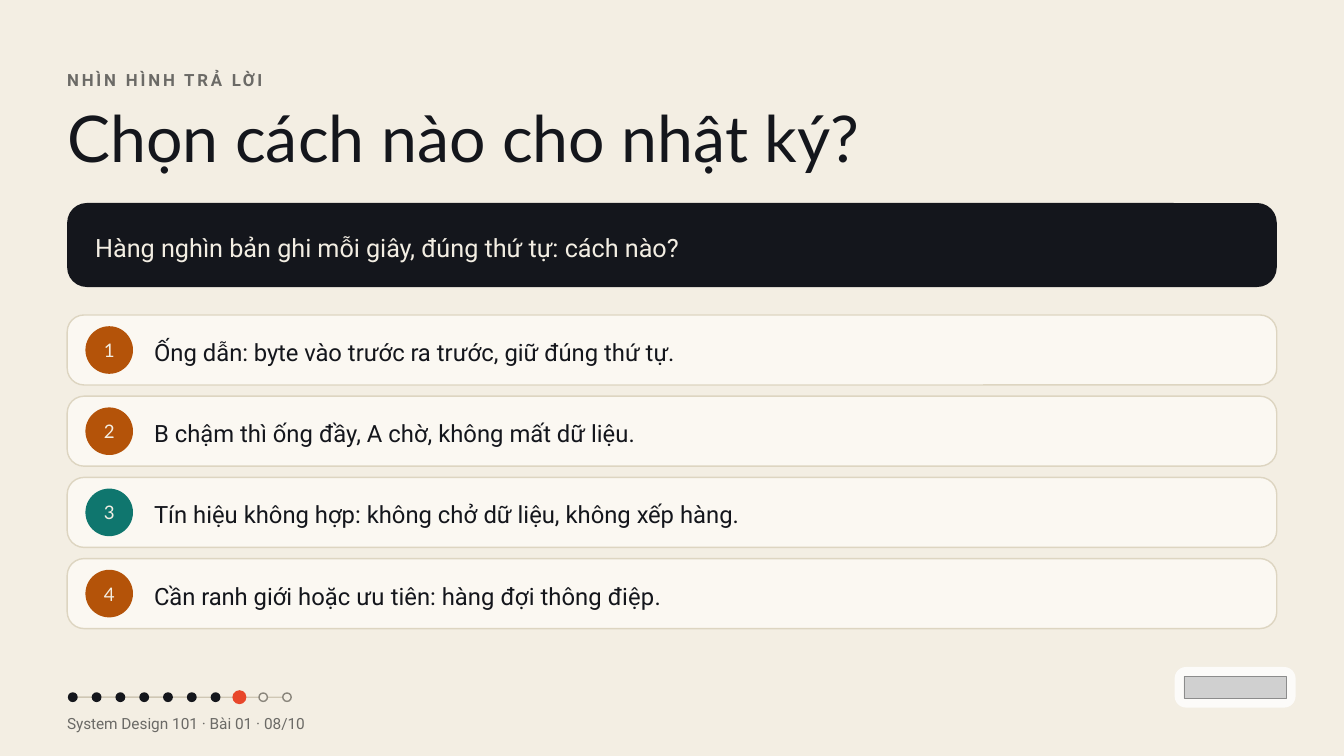
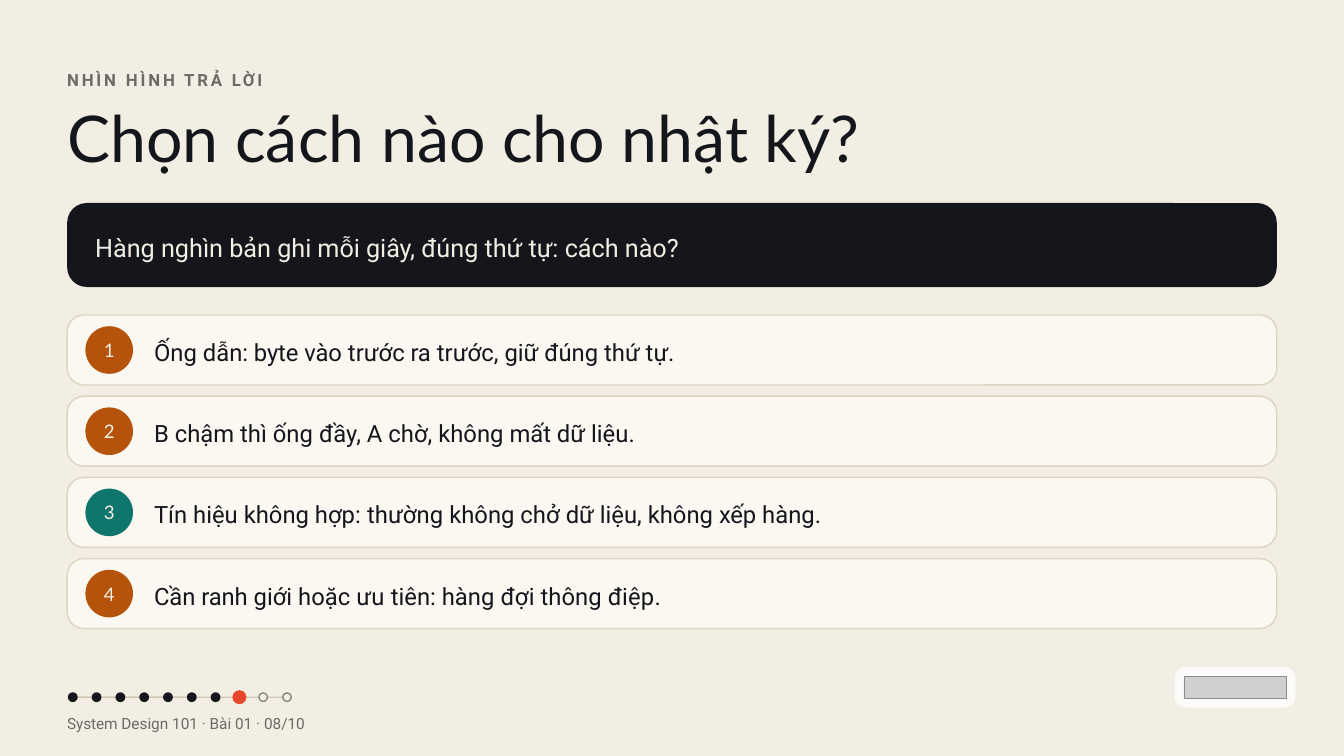
Before and after one commit to vohoailinh90/tool-marketing-studio, a slide deck: slide 8 of system-design-101/vi/lessons/sd-08-001/slides/sd-08-001.pptx. Drawn at 1344x756 pixels with LibreOffice and Linux fonts; fonts in the diff are those of the drawing; grey boxes stand for pictures. Boxes give left, top, right and bottom in pixels: in the first picture for what was removed or moved away, otherwise in the second. Text is boxed around its words. In the diff, an @@ line names an element or a change of style, - is before the commit and + after.

```diff
--- a/system-design-101/vi/lessons/sd-08-001/slides/sd-08-001.pptx
+++ b/system-design-101/vi/lessons/sd-08-001/slides/sd-08-001.pptx
@@ text at (154,503,821,528): text changed @@
-Tín hiệu không hợp: không chở dữ liệu, không xếp hàng.
+Tín hiệu không hợp: thường không chở dữ liệu, không xếp hàng.
```
Also in this commit, not shown: 2 other slides changed.
